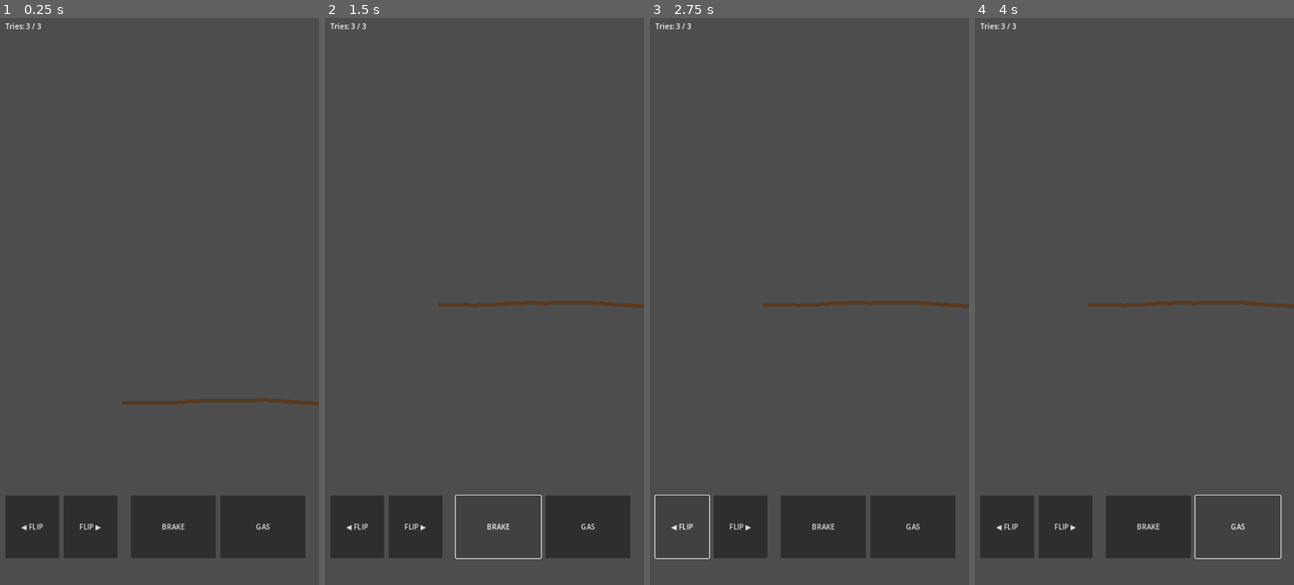
Above: before the commit, frames 1-4 (left to right).
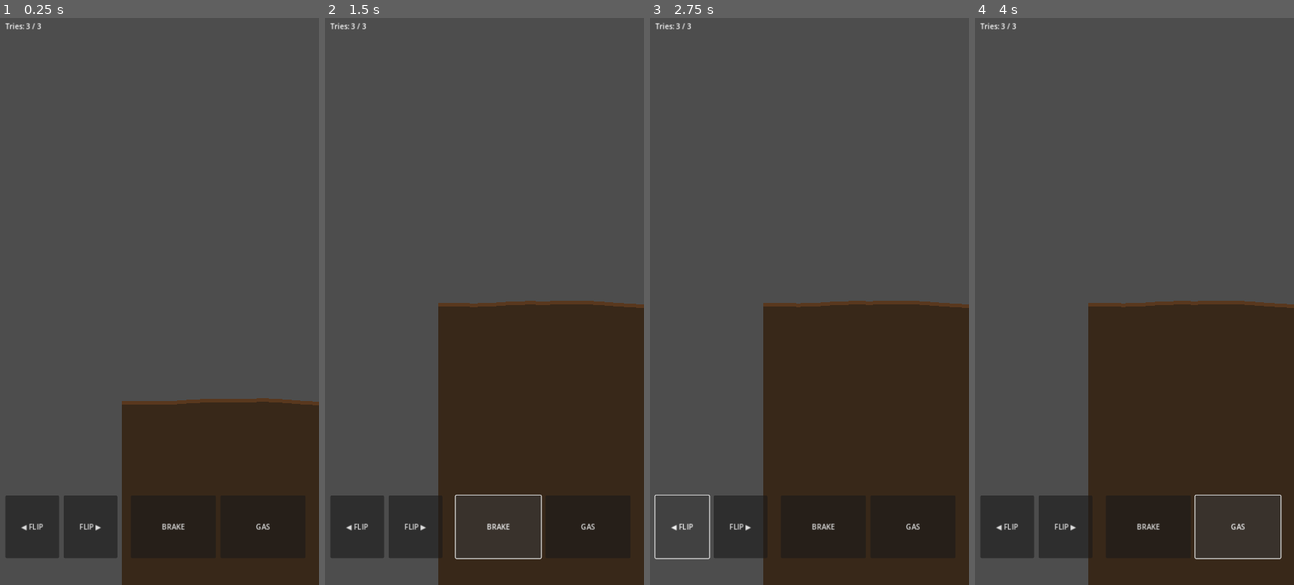
Above: after the commit, the same moments.

Repository: PalKelly/RoughRider
Game: Godot game, scene res://scenes/Main.tscn
Two runs of this game, one before a commit and one after it. Both use one fixed random seed, a clock stepped at 60 frames per second and the inputs below.
Inputs:
- Up to frame 1 (0.25 s): no input
- Up to frame 2 (1.5 s): click "GAS" at 0.5 s; click "BRAKE" at 1.25 s
- Up to frame 3 (2.75 s): click "◀ FLIP" at 2 s
- Up to frame 4 (4 s): click "FLIP ▶" at 2.75 s; click "GAS" at 3.5 s

The runs differ from the first frame. In frame 1, 14% of the frame differs, in the area x 38-100%, y 67-100%; in frame 2, 26%; in frame 3, 26%, in the area x 35-100%, y 50-100%; in frame 4, 26%.

Commit message:
Add ground fill using Polygon2D in TerrainGenerator
Added a Polygon2D to fill the ground area with a specified color.

Diff:
--- a/scripts/TerrainGenerator.gd
+++ b/scripts/TerrainGenerator.gd
@@ -45,6 +45,14 @@
 
 	add_child(static_body)
 
+	var ground_fill := Polygon2D.new()
+	var fill_points := points.duplicate()
+	fill_points.append(Vector2(points[points.size() - 1].x, base_height + 2000))
+	fill_points.append(Vector2(points[0].x, base_height + 2000))
+	ground_fill.polygon = fill_points
+	ground_fill.color = Color(0.22, 0.16, 0.1)
+	add_child(ground_fill)
+
 	var line := Line2D.new()
 	line.points = points
 	line.width = 8.0
